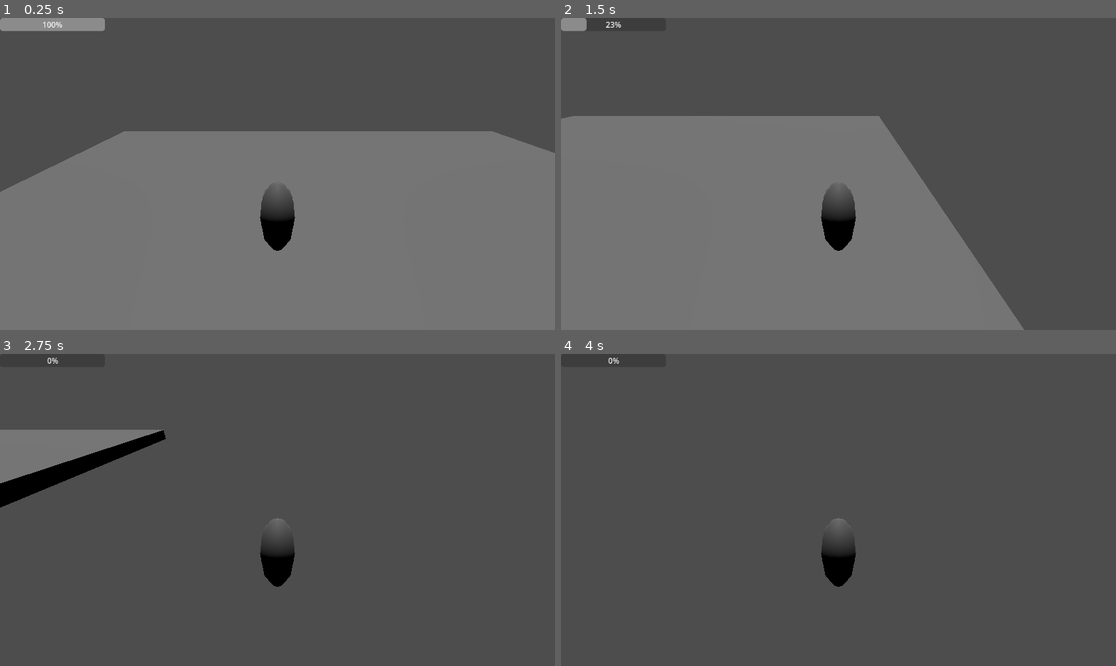
Above: before the commit, frames 1-4 (two rows, left to right).
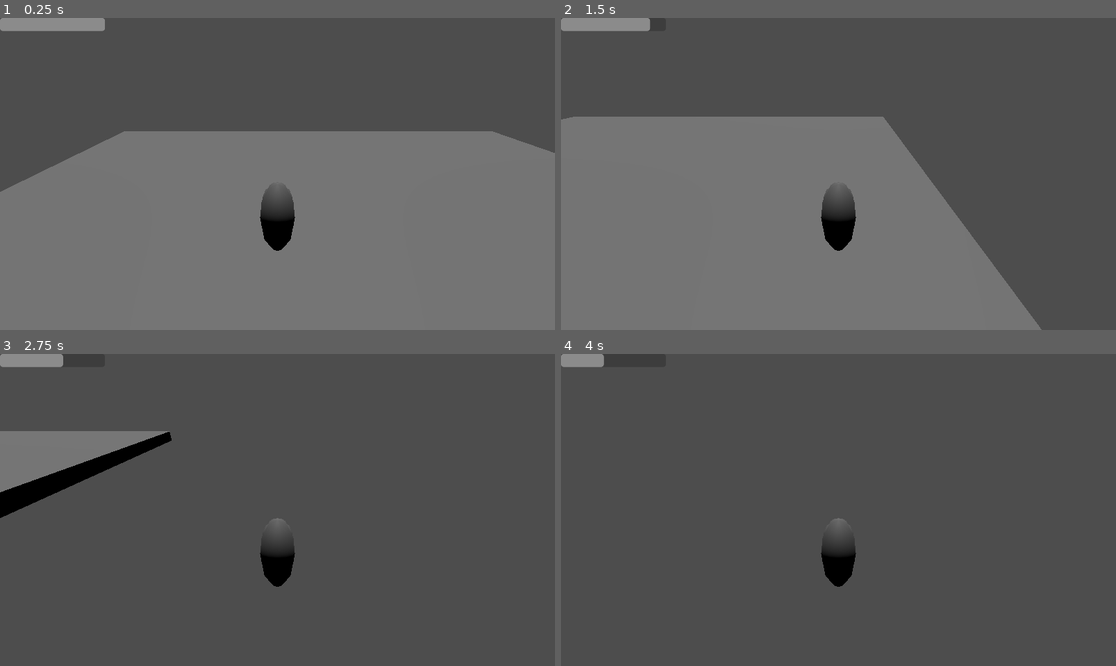
Above: after the commit, the same moments.

Repository: dueip/2024f_gamejam_misis
Game: Godot game, scene res://test_room.tscn
The game is run twice, just before and just after one commit, with the same random seed, the same clock (stepped at 60 frames per second) and the same inputs.
Inputs:
- Up to frame 1 (0.25 s): no input
- Up to frame 2 (1.5 s): hold D (character_right) 0.53-1.28 s; tap Space (character_dash) at 0.6, 1.35 s; hold S (character_back) from 1.28 s (still down)
- Up to frame 3 (2.75 s): release S (character_back) at 2.03 s; hold D (character_right) from 2.03 s (still down); hold Shift (character_run) from 2.03 s (still down); tap Space (character_dash) at 2.3 s
- Up to frame 4 (4 s): release D (character_right) at 2.78 s; release Shift (character_run) at 2.78 s; hold W (character_up) 2.78-3.53 s; tap Space (character_dash) at 2.85, 3.6 s; hold A (character_left) from 3.53 s (still down)

The runs differ from the first frame. In frame 1, less than 0.1% of the frame differs, in the area x 7-12%, y 1-4%; in frame 2, 1.9%; in frame 3, 1.9%, in the area x 0-31%, y 0-53%; in frame 4, 0.3%.

Commit message:
fix: Поменять снятие стамины. Теперь стамина не меняется, когда персонаж стоит

Diff:
--- a/StaminaLoseResource.gd
+++ b/StaminaLoseResource.gd
@@ -4,8 +4,8 @@
 class_name StaminaLoseResource
 
 @export
-var stamina_lose_on_dash: int = 10
+var stamina_lose_on_dash: float = 10
 @export
-var stamina_lose_on_sprint: int  = 2
+var stamina_lose_on_sprint: float  = 2
 @export
-var stamina_lose_on_walk: int = 1
+var stamina_lose_on_walk: float = 1
--- a/character.gd
+++ b/character.gd
@@ -37,16 +37,12 @@
 		velocity.y -= gravity * delta
 
 	# Handle Dash
-	if Input.is_action_just_pressed("character_dash") and dash_timer.is_stopped():
-		speed_multiplyer = dash_multiplyer
-		# Начинаем таймер, который находится между этими переменными
-		dash_timer.start(randf_range(MIN_DASH_TIME, MAX_DASH_TIME))
-		stamina.loseStamina(stamina_lose.stamina_lose_on_dash)
+
 
 	var is_running: bool = Input.is_action_pressed("character_run")
 	if is_running:
 		running_mult = RUNNING_SPEED_MULT
-		stamina.loseStamina(stamina_lose.stamina_lose_on_sprint)
+
 	else:
 		running_mult = 1
 	# Get the input direction and handle the movement/deceleration.
@@ -58,7 +54,16 @@
 	if direction:
 		velocity.x = direction.x * SPEED * speed_multiplyer * running_mult
 		velocity.z = direction.z * SPEED * speed_multiplyer * running_mult
-		stamina.loseStamina(stamina_lose.stamina_lose_on_walk)
+		if not is_running:
+			stamina.loseStamina(stamina_lose.stamina_lose_on_walk)
+		else:
+			stamina.loseStamina(stamina_lose.stamina_lose_on_sprint)
+
+		if Input.is_action_just_pressed("character_dash") and dash_timer.is_stopped():
+			speed_multiplyer = dash_multiplyer
+			# Начинаем таймер, который находится между этими переменными
+			dash_timer.start(randf_range(MIN_DASH_TIME, MAX_DASH_TIME))
+			stamina.loseStamina(stamina_lose.stamina_lose_on_dash)
 	else:
 		velocity.x = move_toward(velocity.x, 0, SPEED * speed_multiplyer * running_mult)
 		velocity.z = move_toward(velocity.z, 0, SPEED * speed_multiplyer * running_mult)
--- a/character.tscn
+++ b/character.tscn
@@ -1,14 +1,22 @@
-[gd_scene load_steps=5 format=3 uid="uid://ca4ode1cog4je"]
+[gd_scene load_steps=7 format=3 uid="uid://ca4ode1cog4je"]
 
 [ext_resource type="Script" path="res://character.gd" id="1_s7r02"]
 [ext_resource type="PackedScene" uid="uid://cbkrux0053i8c" path="res://bar/progress_bar.tscn" id="2_5nwxr"]
 [ext_resource type="Resource" uid="uid://12cfv8iouicg" path="res://stamina_resource.tres" id="2_roinp"]
+[ext_resource type="Script" path="res://StaminaLoseResource.gd" id="3_cif5q"]
+
+[sub_resource type="Resource" id="Resource_71j2l"]
+script = ExtResource("3_cif5q")
+stamina_lose_on_dash = 10.0
+stamina_lose_on_sprint = 2.0
+stamina_lose_on_walk = 1.0
 
 [sub_resource type="CapsuleShape3D" id="CapsuleShape3D_2pkr1"]
 
 [node name="Character" type="CharacterBody3D"]
 script = ExtResource("1_s7r02")
 stamina = ExtResource("2_roinp")
+stamina_lose = SubResource("Resource_71j2l")
 
 [node name="CollisionShape3D" type="CollisionShape3D" parent="."]
 shape = SubResource("CapsuleShape3D_2pkr1")
@@ -27,6 +35,7 @@
 [node name="DashTimer" type="Timer" parent="."]
 
 [node name="StaminaBar" parent="." instance=ExtResource("2_5nwxr")]
+show_percentage = false
 resource = ExtResource("2_roinp")
 
 [connection signal="timeout" from="DashTimer" to="." method="_on_dash_timer_timeout"]
--- a/stamina_resource.tres
+++ b/stamina_resource.tres
@@ -4,6 +4,6 @@
 
 [resource]
 script = ExtResource("1_ix8cj")
-value = 100.0
+value = 500.0
 min_value = 0.0
-max_value = 100.0
+max_value = 500.0
--- a/test_room.tscn
+++ b/test_room.tscn
@@ -5,9 +5,9 @@
 
 [sub_resource type="Resource" id="Resource_clihd"]
 script = ExtResource("2_8cec3")
-stamina_lose_on_dash = 10
-stamina_lose_on_sprint = 2
-stamina_lose_on_walk = 1
+stamina_lose_on_dash = 10.0
+stamina_lose_on_sprint = 2.0
+stamina_lose_on_walk = 1.0
 
 [node name="TestRoom" type="Node3D"]
 
